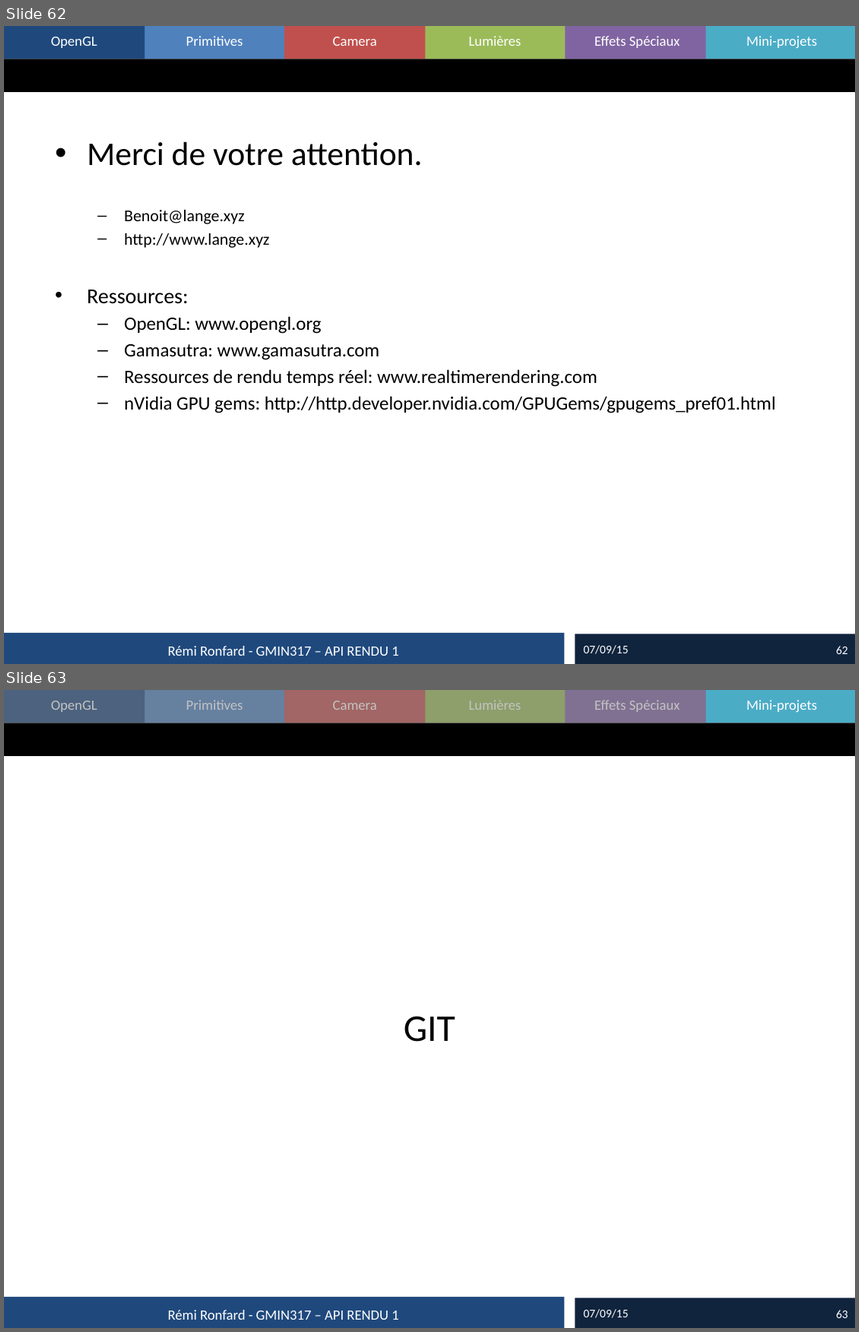
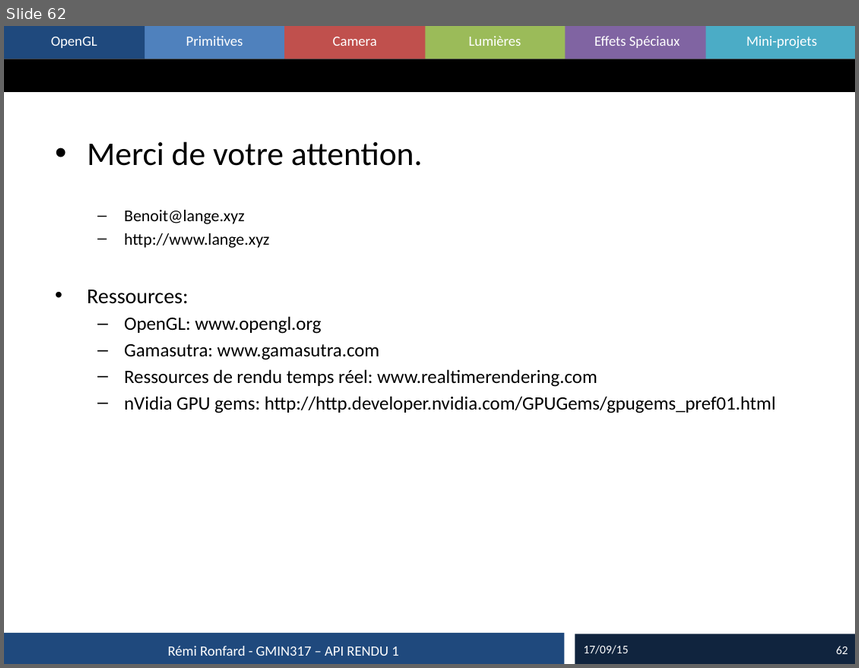
Before and after one commit to imagina-gmin317/imagina-gmin317-2015, a slide deck: remironfard/2015_01_Rendu.pptx. Shown one above the other, each under a label of ours: slides 62 and 63 before the commit, slide 62 after it. The pictures are 859x1332 and 859x668 pixels, drawn with LibreOffice and Linux fonts; fonts in the diff are those of the drawing. Boxes give left, top, right and bottom in pixels: in the first picture for what was removed or moved away, otherwise in the second. Text is boxed around its words. In the diff, an @@ line names an element or a change of style, - is before the commit and + after.

```diff
--- a/remironfard/2015_01_Rendu.pptx
+++ b/remironfard/2015_01_Rendu.pptx
@@ slide 63 removed at <box>4,690,855,1328</box>, background #FFFFFF; not listed: 15 template elements that a slide beside it also shows @@
@@ rectangle removed at <box>4,690,705,723</box> @@
@@ text removed at <box>404,1016,455,1042</box> @@
-GIT
@@ text removed at <box>168,1310,398,1320</box> @@
-Rémi Ronfard - GMIN317 – API RENDU 1
@@ text removed at <box>584,1309,629,1319</box> @@
-07/09/15
@@ page number removed at <box>836,1310,848,1319</box> @@
-63
@@ slide 62 changed as well @@
@@ text at <box>584,645,629,655</box>: text changed @@
-07/09/15
+17/09/15
```
Also in this commit, not shown: 60 other slides changed, 3 other slides removed.
